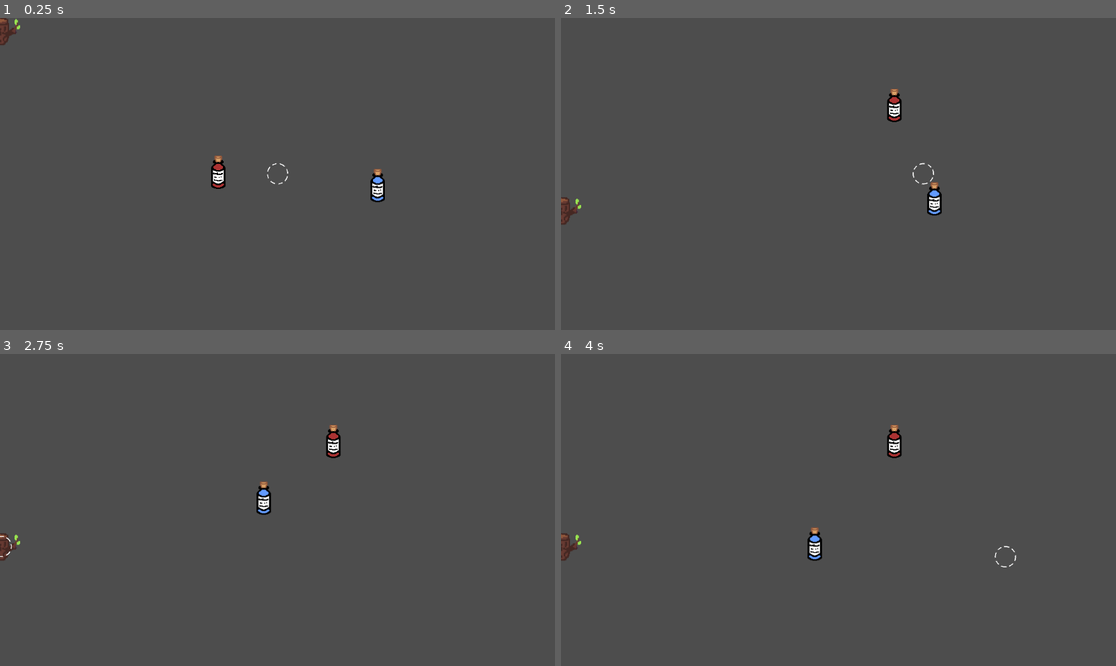
Above: before the commit, frames 1-4 (two rows, left to right).
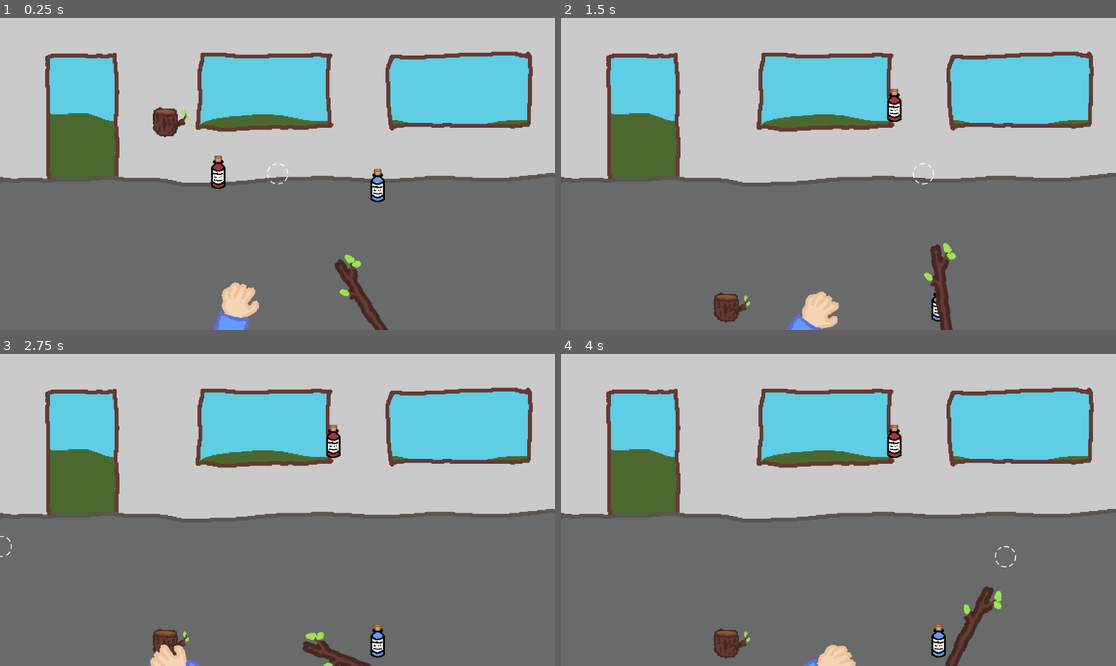
Above: after the commit, the same moments.

Repository: DonJam14/GoatedGame
Game: Godot game, scene res://Scenes/Daytime/kitchen.tscn
The game is run twice, just before and just after one commit, with the same random seed, the same clock (stepped at 60 frames per second) and the same inputs.
Inputs (mouse positions are in pixels of both pictures, inside the frame that each line leads up to):
- Up to frame 1 (0.25 s): no input
- Up to frame 2 (1.5 s): drag from (777, 170) to (894, 105) at 0.52 s; tap Enter at 1.25 s; drag from (938, 208) to (894, 105) at 1.27 s
- Up to frame 3 (2.75 s): move the mouse to (0, 547) at 2.02 s; press the mouse at (0, 547) at 2.03 s
- Up to frame 4 (4 s): release the mouse at (561, 547) at 2.75 s; drag from (810, 572) to (672, 463) at 2.77 s; tap Space at 3.5 s; move the mouse to (1005, 556) at 3.52 s; press the mouse at (1005, 556) at 3.53 s

The runs differ from the first frame. In frame 1, 98% of the frame differs, in the area x 0-100%, y 0-100%; in frame 2, 98%; in frame 3, 98%; in frame 4, 98%.

Commit message:
Made wand script
Exclusively makes wand look at cursor

Diff:
--- a/Scenes/Daytime/kitchen.tscn
+++ b/Scenes/Daytime/kitchen.tscn
@@ -1,16 +1,29 @@
-[gd_scene load_steps=13 format=3 uid="uid://buwljlujy1aqr"]
+[gd_scene load_steps=20 format=3 uid="uid://buwljlujy1aqr"]
 
 [ext_resource type="Texture2D" uid="uid://bpagwuypjtouq" path="res://Assets/crosshair.png" id="1_i537j"]
 [ext_resource type="Script" uid="uid://bx712ijds2c5k" path="res://Scripts/Player Nodes/crosshair.gd" id="1_kl1mh"]
+[ext_resource type="Texture2D" uid="uid://dvbrh873ghyuq" path="res://Assets/Environment/jank_background.png" id="1_pdcip"]
 [ext_resource type="Script" uid="uid://drqfhvbisgv8c" path="res://Scripts/Classes/DraggableNode.gd" id="3_gu2ot"]
 [ext_resource type="Texture2D" uid="uid://dmu72k31wynhw" path="res://Assets/Objects/temp_bottle.png" id="3_sgmq6"]
 [ext_resource type="Texture2D" uid="uid://wj5ptg5urty7" path="res://Assets/Objects/temp_bottle_blue.png" id="5_m03mi"]
 [ext_resource type="Script" uid="uid://dcdi4ck8cqu16" path="res://Scripts/Classes/PhysicsDraggableNode.gd" id="5_ogphn"]
 [ext_resource type="Script" uid="uid://i5naql31kd82" path="res://Scripts/measuring_cup.gd" id="7_tko6y"]
 [ext_resource type="Texture2D" uid="uid://ctphpmnm3hchf" path="res://Assets/Objects/cup.png" id="8_pdcip"]
+[ext_resource type="Script" uid="uid://b5coxg3pe3ccn" path="res://Scenes/Daytime/wand.gd" id="10_6cr7j"]
+[ext_resource type="Texture2D" uid="uid://dchwg2m5i0pg7" path="res://Assets/wand.png" id="11_0klev"]
+[ext_resource type="Texture2D" uid="uid://c78bbhdfa4cpt" path="res://Assets/hand.png" id="12_0klev"]
 
-[sub_resource type="RectangleShape2D" id="RectangleShape2D_vu8q7"]
-size = Vector2(1155, 214)
+[sub_resource type="WorldBoundaryShape2D" id="WorldBoundaryShape2D_0klev"]
+normal = Vector2(0, 1)
+
+[sub_resource type="WorldBoundaryShape2D" id="WorldBoundaryShape2D_hd6md"]
+distance = -632.0
+
+[sub_resource type="WorldBoundaryShape2D" id="WorldBoundaryShape2D_3hqn2"]
+normal = Vector2(1, 0)
+
+[sub_resource type="WorldBoundaryShape2D" id="WorldBoundaryShape2D_umrun"]
+normal = Vector2(-1, 0)
 
 [sub_resource type="RectangleShape2D" id="RectangleShape2D_m03mi"]
 size = Vector2(34, 73)
@@ -23,17 +36,24 @@
 
 [node name="Kitchen" type="Node2D"]
 
-[node name="TEMP-LAYOUT-MAPPING" type="Node2D" parent="."]
+[node name="Environment" type="StaticBody2D" parent="."]
 
-[node name="StaticBody2D" type="StaticBody2D" parent="TEMP-LAYOUT-MAPPING"]
-position = Vector2(560, 441)
-collision_layer = 4
-collision_mask = 2
-metadata/_edit_group_ = true
+[node name="EnvironmentTexture" type="Sprite2D" parent="Environment"]
+texture = ExtResource("1_pdcip")
+centered = false
 
-[node name="CollisionShape2D" type="CollisionShape2D" parent="TEMP-LAYOUT-MAPPING/StaticBody2D"]
-position = Vector2(15.5, 97)
-shape = SubResource("RectangleShape2D_vu8q7")
+[node name="UpperWorldBoundary" type="CollisionShape2D" parent="Environment"]
+shape = SubResource("WorldBoundaryShape2D_0klev")
+
+[node name="LowerWorldBoundary" type="CollisionShape2D" parent="Environment"]
+shape = SubResource("WorldBoundaryShape2D_hd6md")
+
+[node name="LeftWorldBoundary" type="CollisionShape2D" parent="Environment"]
+shape = SubResource("WorldBoundaryShape2D_3hqn2")
+
+[node name="RightWorldBoundary" type="CollisionShape2D" parent="Environment"]
+position = Vector2(1152, 0)
+shape = SubResource("WorldBoundaryShape2D_umrun")
 
 [node name="Bottle" type="Node2D" parent="."]
 position = Vector2(453, 323)
@@ -76,6 +96,7 @@
 texture = ExtResource("1_i537j")
 
 [node name="MeasuringCup" type="RigidBody2D" parent="."]
+position = Vector2(350, 189)
 mass = 2.0
 script = ExtResource("7_tko6y")
 metadata/_edit_group_ = true
@@ -87,6 +108,22 @@
 [node name="MCupTexture" type="Sprite2D" parent="MeasuringCup"]
 texture = ExtResource("8_pdcip")
 
+[node name="Wand" type="Node2D" parent="."]
+position = Vector2(814, 662)
+script = ExtResource("10_6cr7j")
+metadata/_edit_group_ = true
+
+[node name="WandTex" type="Sprite2D" parent="Wand"]
+texture = ExtResource("11_0klev")
+
+[node name="Hand" type="Node2D" parent="."]
+position = Vector2(461, 715)
+script = ExtResource("10_6cr7j")
+metadata/_edit_group_ = true
+
+[node name="HandTexture" type="Sprite2D" parent="Hand"]
+texture = ExtResource("12_0klev")
+
 [connection signal="input_event" from="Bottle/Area2D" to="Bottle" method="_on_area_2d_input_event"]
 [connection signal="mouse_entered" from="PhysicsBottle" to="PhysicsBottle" method="_on_mouse_entered"]
 [connection signal="mouse_exited" from="PhysicsBottle" to="PhysicsBottle" method="_on_mouse_exited"]
--- /dev/null
+++ b/Scenes/Daytime/wand.gd
@@ -0,0 +1,6 @@
+extends Node2D
+
+func _process(_delta: float) -> void:
+	look_at(get_global_mouse_position())
+	#rotate 90 degrees so wand is angled correctly
+	self.rotate(PI / 2)
Not shown, added: Scenes/Daytime/wand.gd.uid
